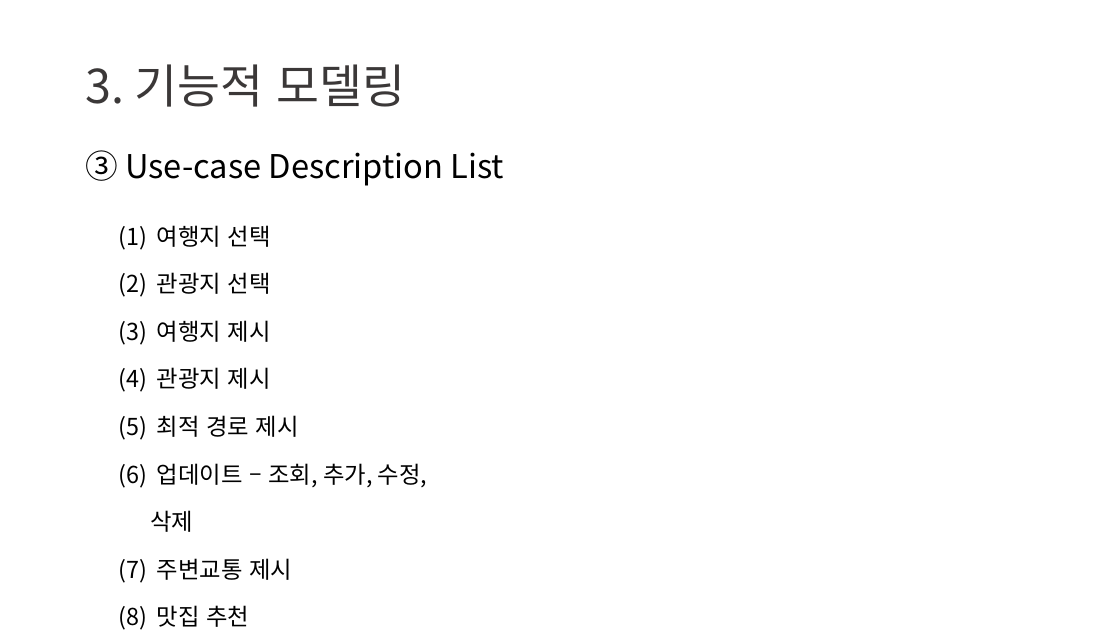
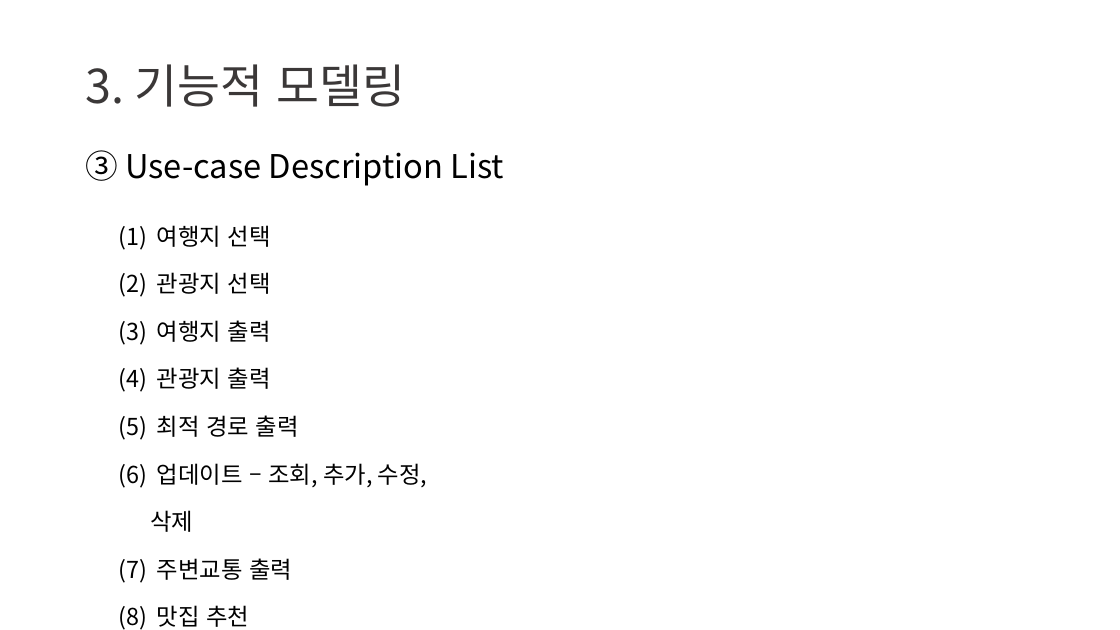
Before and after one commit to cjychoi/SD_2019_2_team7, a slide deck: slide 11 of 문서/발표자료/1차 발표_프로젝트 계획 및 요구명세 발표자료_7조.pptx. Drawn at 1120x630 pixels with LibreOffice and Linux fonts; fonts in the diff are those of the drawing. Boxes give left, top, right and bottom in pixels: in the first picture for what was removed or moved away, otherwise in the second. Text is boxed around its words. In the diff, an @@ line names an element or a change of style, - is before the commit and + after.

```diff
--- a/문서/발표자료/1차 발표_프로젝트 계획 및 요구명세 발표자료_7조.pptx
+++ b/문서/발표자료/1차 발표_프로젝트 계획 및 요구명세 발표자료_7조.pptx
@@ text at bbox=[157, 320, 299, 437]: text changed @@
-(3) 여행지 제시
-(4) 관광지 제시
-(5) 최적 경로 제시
+(3) 여행지 출력
+(4) 관광지 출력
+(5) 최적 경로 출력
@@ text at bbox=[157, 558, 292, 580]: text changed @@
-(7) 주변교통 제시
+(7) 주변교통 출력
```
Also in this commit, not shown: 1 other slide changed, 1 other file.
